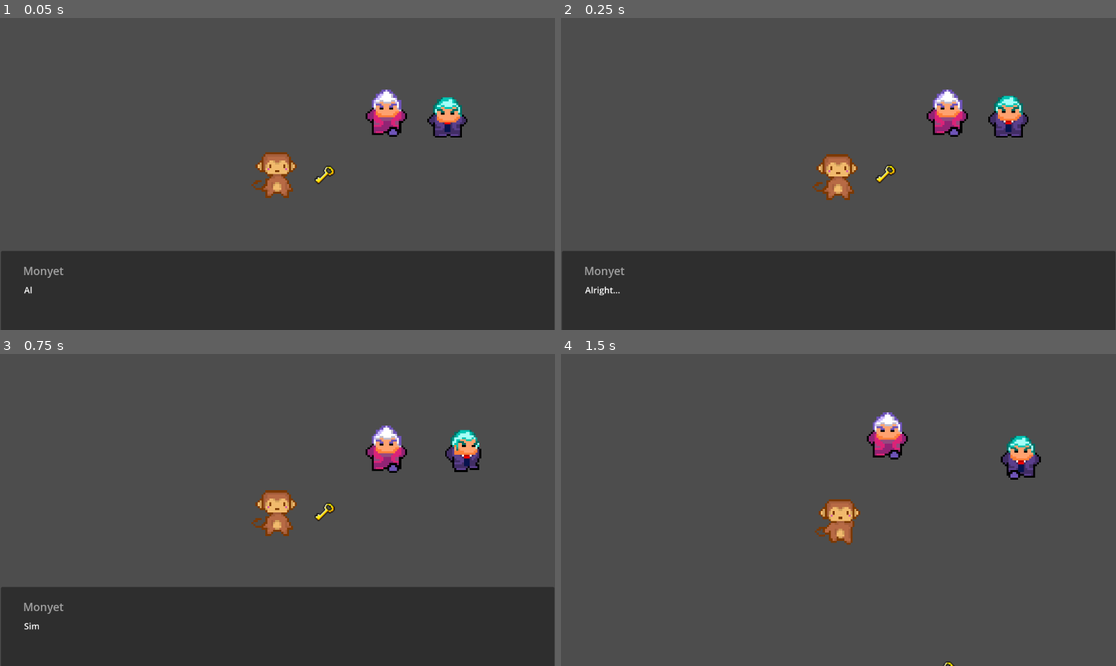
Above: before the commit, frames 1-4 (two rows, left to right).
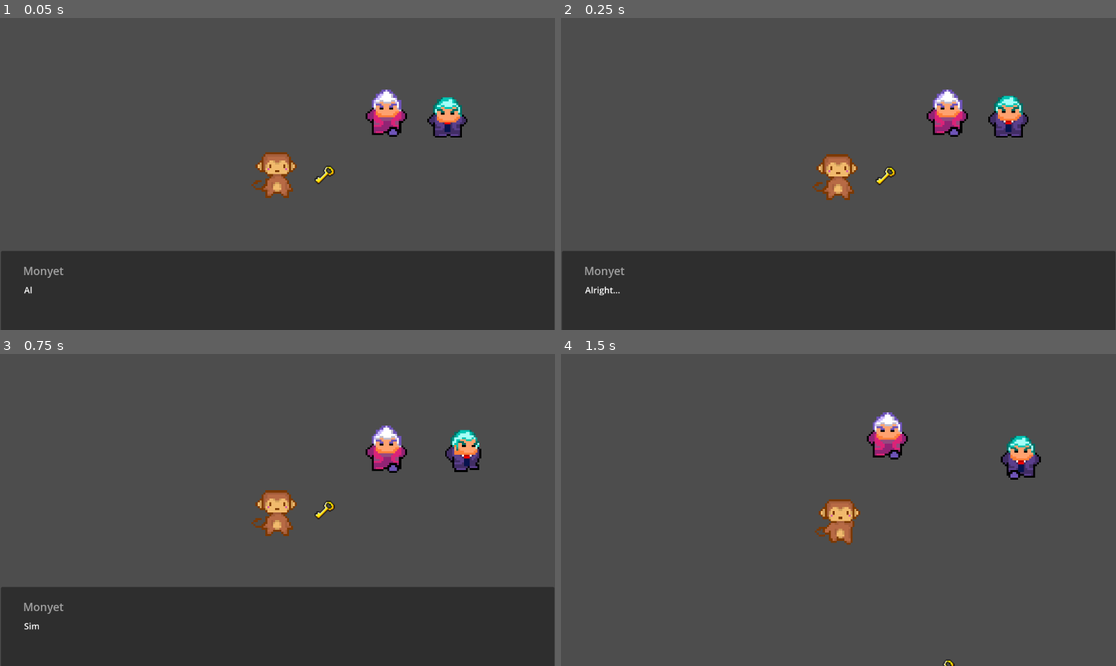
Above: after the commit, the same moments.

Repository: heng003/MonkeyGraduate_GameDevelopment
Game: Godot game, scene res://scenes/Game1.tscn
The game is run twice, just before and just after one commit, with the same random seed, the same clock (stepped at 60 frames per second) and the same inputs. This scene is started directly instead of the project's main scene.
Inputs (mouse positions are in pixels of both pictures, inside the frame that each line leads up to):
- Up to frame 1 (0.05 s): no input
- Up to frame 2 (0.25 s): no input
- Up to frame 3 (0.75 s): tap Enter (ui_accept) at 0.5 s; move the mouse to (399, 494) at 0.52 s; hold Right (ui_right) from 0.53 s (still down); click (399, 494) at 0.67 s
- Up to frame 4 (1.5 s): tap Enter (ui_accept) at 0.77 s; move the mouse to (727, 525) at 1.27 s; release Right (ui_right) at 1.28 s; hold Down (ui_down) from 1.28 s (still down)

Frame 1 is identical in both runs. In frame 2, 0.1% of the frame differs, in the area x 56-61%, y 46-54%; in frame 3, 0.1%; in frame 4, less than 0.1%.

Commit message:
Modify character files

Diff:
--- a/scenes/Game1.tscn
+++ b/scenes/Game1.tscn
@@ -2,7 +2,7 @@
 
 [ext_resource type="Script" uid="uid://d13btbv4gxsnf" path="res://scripts/Game1.gd" id="1_mua0o"]
 [ext_resource type="PackedScene" uid="uid://dj6loigslowyu" path="res://characters/Monyet.tscn" id="2_yxo61"]
-[ext_resource type="PackedScene" uid="uid://bsu1gyhl0k2yo" path="res://characters/lecturer_1.tscn" id="3_mcjy6"]
+[ext_resource type="PackedScene" uid="uid://bsu1gyhl0k2yo" path="res://characters/Lecturer_1.tscn" id="3_mcjy6"]
 [ext_resource type="PackedScene" uid="uid://do82j83ev2tjs" path="res://ui/DialogueManager.tscn" id="3_mua0o"]
 [ext_resource type="PackedScene" uid="uid://bnbexqnfeyiih" path="res://characters/Lecturer_2.tscn" id="4_16hu5"]
 [ext_resource type="PackedScene" uid="uid://cws0k4l4k5pp0" path="res://ui/Key.tscn" id="6_16hu5"]
--- a/ui/Key.tscn
+++ b/ui/Key.tscn
@@ -51,7 +51,8 @@
 scale = Vector2(1.96875, 1.96875)
 sprite_frames = SubResource("SpriteFrames_b60tk")
 animation = &"key_idle"
-frame_progress = 0.0588754
+frame = 2
+frame_progress = 0.213885
 
 [node name="CollisionShape2D" type="CollisionShape2D" parent="."]
 position = Vector2(278, 358)
Not shown: 2 places in characters/lecturer_1.tscn that only renumber resources
